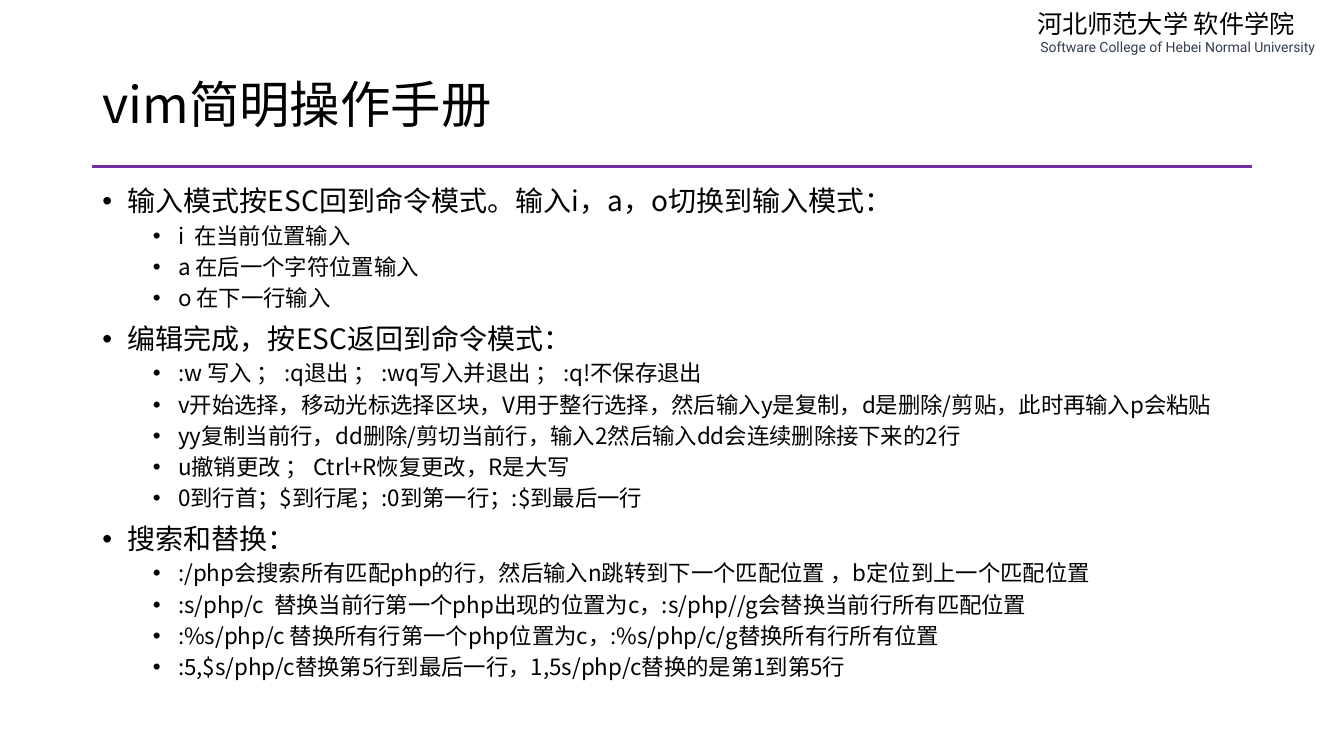
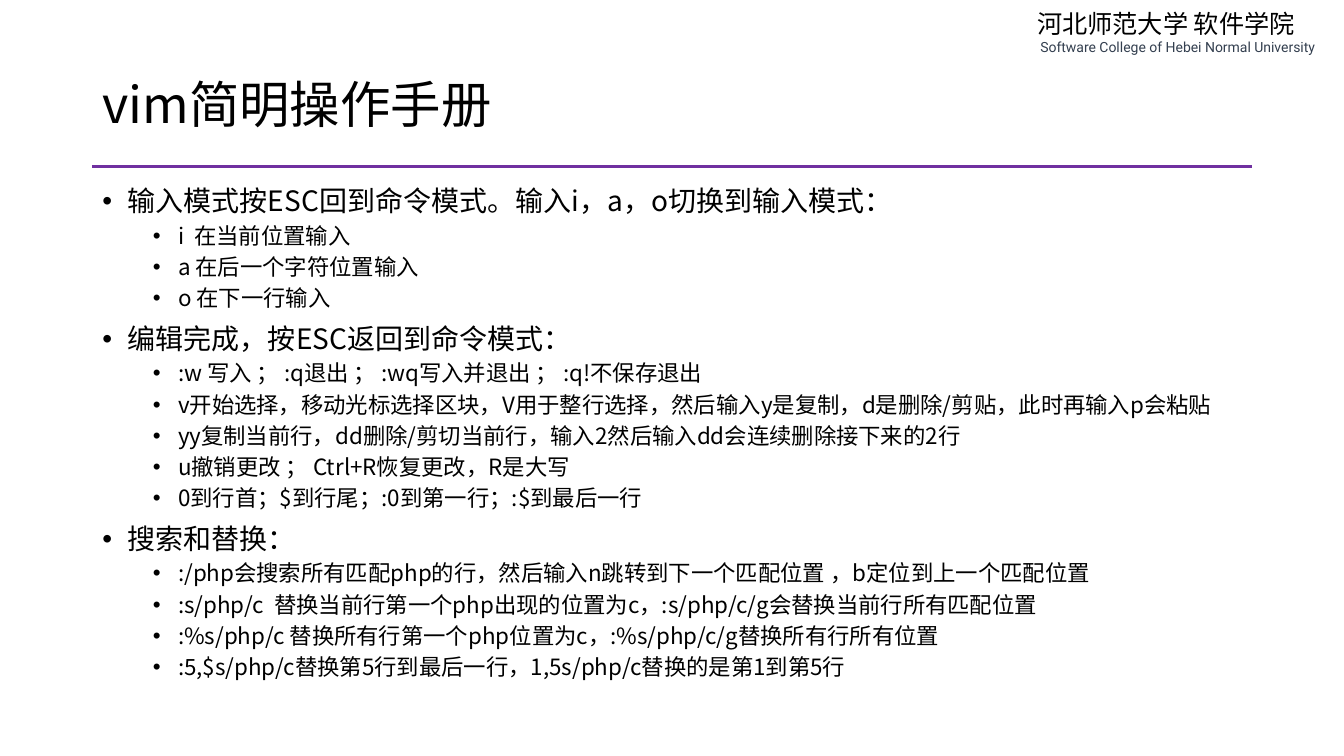
Before and after one commit to edu2act/course-php-serverside-development-on-linux, a slide deck: slide 11 of materials/slides/ch03-1-linux-how-to.pptx. Drawn at 1344x756 pixels with LibreOffice and Linux fonts; fonts in the diff are those of the drawing. Boxes give left, top, right and bottom in pixels: in the first picture for what was removed or moved away, otherwise in the second. Text is boxed around its words. In the diff, an @@ line names an element or a change of style, - is before the commit and + after.

```diff
--- a/materials/slides/ch03-1-linux-how-to.pptx
+++ b/materials/slides/ch03-1-linux-how-to.pptx
@@ text at <box>178,594,1037,618</box>: text changed @@
-  • :s/php/c 替换当前行第一个php出现的位置为c，:s/php//g会替换当前行所有匹配位置
+  • :s/php/c 替换当前行第一个php出现的位置为c，:s/php/c/g会替换当前行所有匹配位置
```
Also in this commit, not shown: 9 other files.
